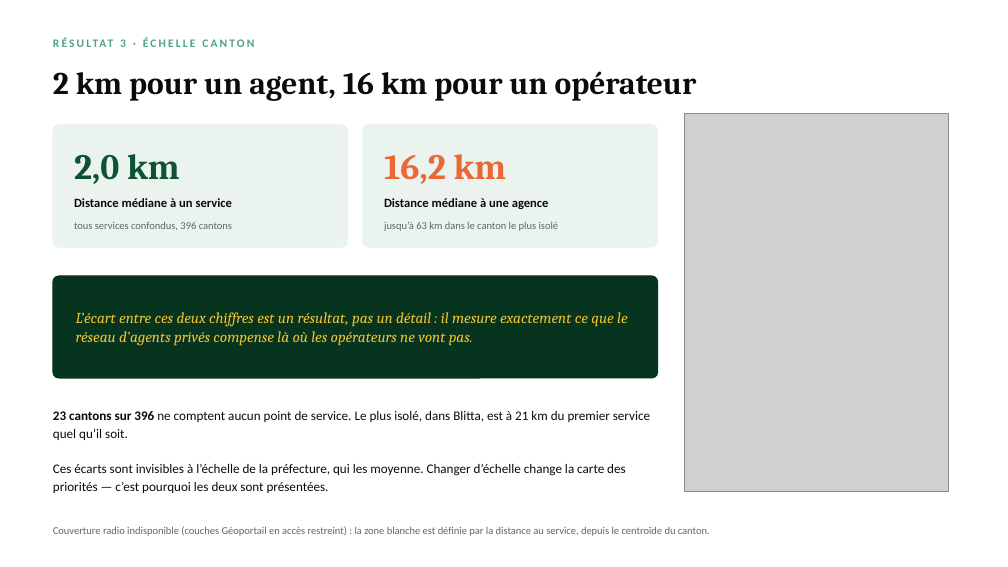
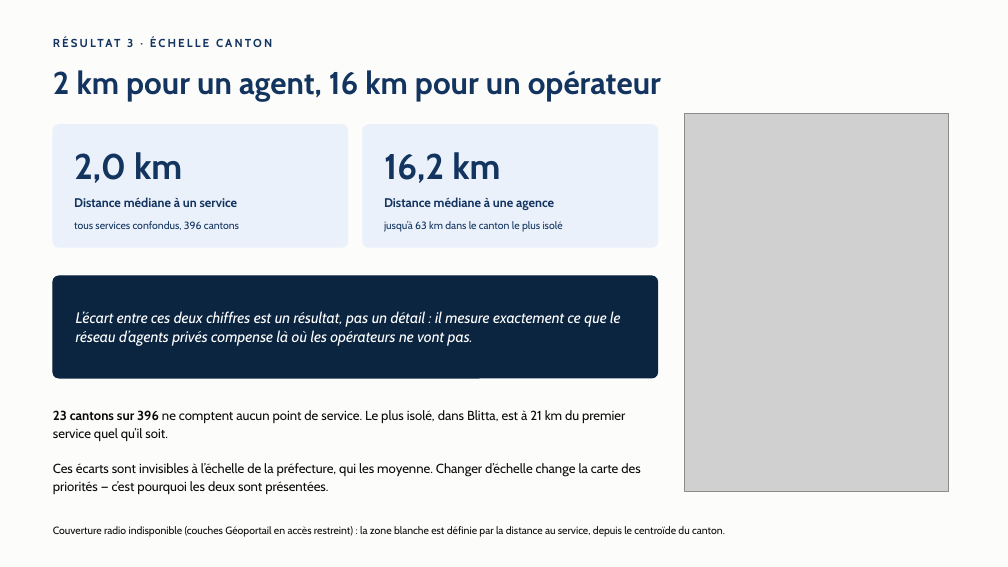
Before and after one commit to jack-junior/togo-acces-numerique, a slide deck: slide 5 of rapport/Rapport_Defi1_Acces_numerique_Togo.pptx. Drawn at 1008x567 pixels with LibreOffice and Linux fonts; fonts in the diff are those of the drawing; grey boxes stand for pictures. Boxes give left, top, right and bottom in pixels: in the first picture for what was removed or moved away, otherwise in the second. Text is boxed around its words. In the diff, an @@ line names an element or a change of style, - is before the commit and + after.

```diff
--- a/rapport/Rapport_Defi1_Acces_numerique_Togo.pptx
+++ b/rapport/Rapport_Defi1_Acces_numerique_Togo.pptx
@@ background #FFFFFF to #FCFCFB @@
@@ text "RÉSULTAT 3 · ÉCHELLE CANTON" at (201, 311, 725, 534): font Calibri to Cabin, text colour #4FA47C to #12345F @@
@@ text "2 km pour un agent, ..." at (53, 70, 661, 101): font Cambria to Cabin, text colour #0B0B0B to #12345F @@
@@ rounded rectangle at (53, 125, 348, 247): fill #EAF3EE to #EAF1FB; outline #EAF3EE 1 pt to #EAF1FB 1 pt @@
@@ text "2,0 km" at (74, 152, 182, 183): font Cambria to Cabin, text colour #0E5236 to #12345F @@
@@ rounded rectangle at (363, 125, 658, 247): fill #EAF3EE to #EAF1FB; outline #EAF3EE 1 pt to #EAF1FB 1 pt @@
@@ text "16,2 km" at (384, 152, 500, 183): font Cambria to Cabin, text colour #EB6834 to #12345F @@
@@ text "Distance médiane à un service" at (74, 197, 237, 207): font Calibri to Cabin, text colour #0B0B0B to #12345F @@
@@ text "Distance médiane à une agence" at (384, 197, 554, 210): font Calibri to Cabin, text colour #0B0B0B to #12345F @@
@@ text "tous services confondus, 396 cantons" at (74, 221, 239, 230): font Calibri to Cabin, text colour #5A6B62 to #12345F @@
@@ text "jusqu’à 63 km dans le ..." at (384, 221, 563, 232): font Calibri to Cabin, text colour #5A6B62 to #12345F @@
@@ rounded rectangle at (53, 276, 658, 378): fill #07341F to #0B2540; outline #07341F 1 pt to #0B2540 1 pt @@
@@ text "L’écart entre ces deux chiffres ..." at (76, 311, 620, 346): font Cambria to Cabin, text colour #F2C230 to #FFFFFF @@
@@ text "23 cantons sur 396 ne ..." at (53, 410, 640, 494): font Calibri to Cabin @@
@@ text "Couverture radio indisponible (couches Géoportail ..." at (53, 526, 689, 537): font Calibri to Cabin, text colour #5A6B62 to #0B0B0B @@
```
Also in this commit, not shown: 9 other slides changed.
